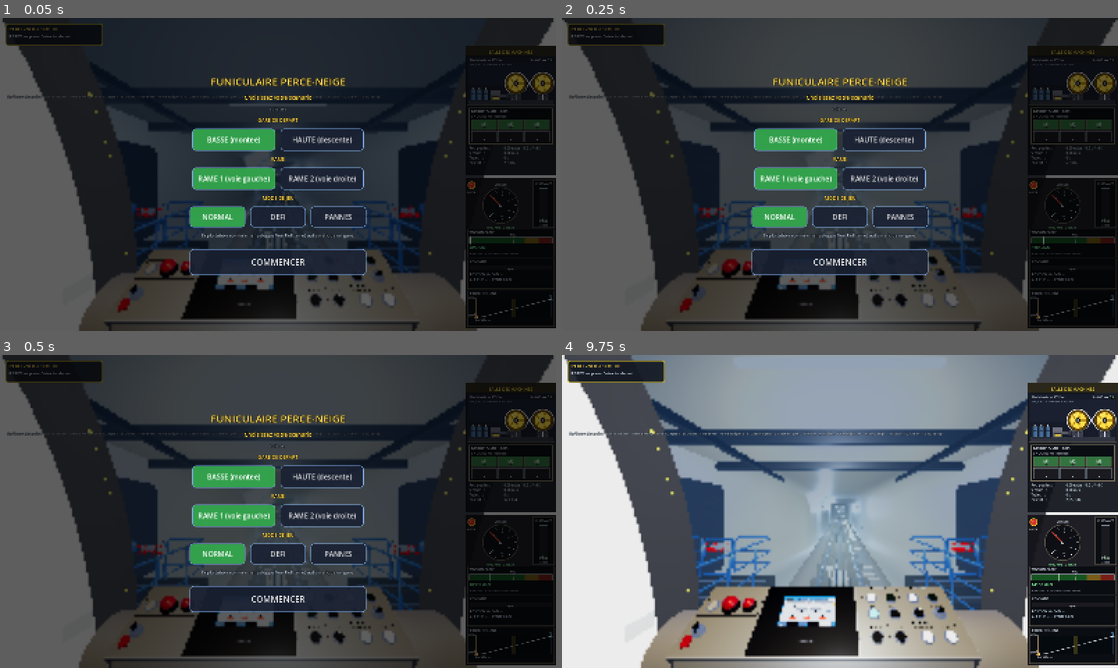
Above: before the commit, frames 1-4 (two rows, left to right).
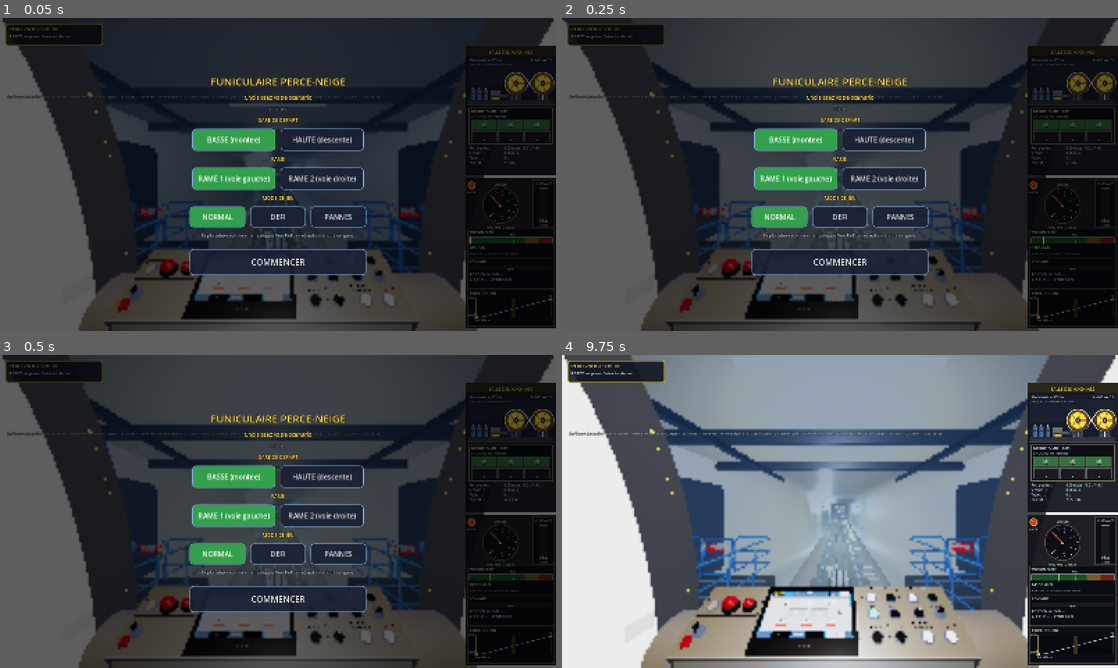
Above: after the commit, the same moments.

Repository: ARP273-ROSE/perce-neige-sim
Game: Godot game, scene res://scenes/main.tscn
Same seed, same stepped clock (60 frames per second), same inputs: the game is played once before the commit and once after it. Sound files missing from this copy of the repository are replaced by a short silence.
Inputs (mouse positions are in pixels of both pictures, inside the frame that each line leads up to):
- Up to frame 1 (0.05 s): no input
- Up to frame 2 (0.25 s): no input
- Up to frame 3 (0.5 s): no input
- Up to frame 4 (9.75 s): click "NORMAL" at 0.5 s; click "NORMAL" at 1.25 s; click "BASSE (montee)" at 2 s; click "HAUTE (descente)" at 2.75 s; click "RAME 1 (voie gauche)" at 3.5 s; tap Enter (ready_depart) at 4.25 s; move the mouse to (962, 495) at 4.27 s; hold D 4.28-5 s; hold Shift (emergency) 4.28-5 s; click (962, 495) at 4.42 s; click "RAME 2 (voie droite)" at 5 s; drag from (728, 527) to (812, 574) at 5.77 s; click "DEFI" at 6.5 s; click "NORMAL" at 7.25 s; click "PANNES" at 8 s; click "NORMAL" at 8.75 s; click "COMMENCER" at 9.5 s

The runs differ from the first frame. In frame 1, 1.0% of the frame differs, in the area x 35-53%, y 82-94%; in frame 2, 1.0%; in frame 3, 1.0%; in frame 4, 1.9%, in the area x 34-53%, y 75-94%.

Commit message:
v1.15.82 : rames vues à travers le relief seulement là où il les cache, écran du pupitre agrandi à 30 Hz
Silhouette des rames en vue extérieure : comparée à la profondeur de la
scène, elle n'apparaît que sur les parties cachées (la rame restait toute
jaune).

Écran Pro-face : 0,272 x 0,161 m (presque tout le cadre noir), rendu en
double résolution, rafraîchi 30 fois par seconde.

Diff:
--- a/godot_project/scripts/cabin.gd
+++ b/godot_project/scripts/cabin.gd
@@ -1081,10 +1081,33 @@
 		vi.layers = (vi.layers & ~1) | LAYER_INTERIEUR | LAYER_RAME
 
 
-## Vue extérieure (07/10/2026) : la rame se voit À TRAVERS le relief — sa
-## coque est redessinée en silhouette jaune translucide, sans test de
-## profondeur (le relief reste opaque : on en voit les sommets).
-static var _mat_rx: StandardMaterial3D = null
+## Vue extérieure (07/10/2026) : la rame se voit À TRAVERS le relief —
+## sa coque est redessinée en silhouette jaune translucide, mais SEULEMENT
+## là où quelque chose la cache (comparaison avec la profondeur de la
+## scène) : à découvert, elle garde ses vraies couleurs (« la rame est
+## devenue toute jaune », iPad 07/10/2026).
+const SHADER_RAYONS_X: String = """shader_type spatial;
+render_mode unshaded, depth_test_disabled, depth_draw_never, cull_back, fog_disabled;
+uniform sampler2D profondeur : hint_depth_texture, filter_nearest, repeat_disable;
+uniform vec4 couleur : source_color = vec4(1.0, 0.86, 0.25, 0.30);
+void fragment() {
+	float d = texture(profondeur, SCREEN_UV).r;
+#if CURRENT_RENDERER == RENDERER_COMPATIBILITY
+	vec3 ndc = vec3(SCREEN_UV, d) * 2.0 - 1.0;
+#else
+	vec3 ndc = vec3(SCREEN_UV * 2.0 - 1.0, d);
+#endif
+	vec4 v = INV_PROJECTION_MATRIX * vec4(ndc, 1.0);
+	float scene = -v.z / v.w;
+	// à découvert (rien devant, à 0,5 m près) : pas de silhouette
+	if (-VERTEX.z <= scene + 0.5) {
+		discard;
+	}
+	ALBEDO = couleur.rgb;
+	ALPHA = couleur.a;
+}
+"""
+static var _mat_rx: ShaderMaterial = null
 var _rx_on: bool = false
 
 
@@ -1093,12 +1116,10 @@
 		return
 	_rx_on = on
 	if _mat_rx == null:
-		_mat_rx = StandardMaterial3D.new()
-		_mat_rx.shading_mode = BaseMaterial3D.SHADING_MODE_UNSHADED
-		_mat_rx.transparency = BaseMaterial3D.TRANSPARENCY_ALPHA
-		_mat_rx.no_depth_test = true
-		_mat_rx.disable_fog = true
-		_mat_rx.albedo_color = Color(1.0, 0.86, 0.25, 0.22)
+		var sh: Shader = Shader.new()
+		sh.code = SHADER_RAYONS_X
+		_mat_rx = ShaderMaterial.new()
+		_mat_rx.shader = sh
 	for n in mesh_root.find_children("*", "GeometryInstance3D", true, false):
 		(n as GeometryInstance3D).material_overlay = _mat_rx if on else null
 
--- a/godot_project/scripts/pupitre_conduite.gd
+++ b/godot_project/scripts/pupitre_conduite.gd
@@ -8,7 +8,7 @@
 ##
 ## Un caisson gris sur le tube transversal, avec :
 ##   - à gauche, sur un cadre noir : l'écran tactile Pro-face (EcranProface,
-##     rendu en direct dans une texture, 4 fois par seconde) ;
+##     rendu en direct dans une texture, 30 fois par seconde) ;
 ##   - à droite, la plaque à boutons, disposée comme sur la photo :
 ##       PORTES 1 à 6 (côté gauche en regardant vers le haut) et PORTES
 ##       7 à 12 (côté droit) : OUVERTURE (blanc), FERMETURE (vert)
@@ -49,9 +49,12 @@
 const L_CADRE: float = 0.30
 const L_PLAQUE: float = 0.31
 const P_FACE: float = 0.22             # profondeur de la face
-const ECRAN_L: float = 0.17           # dalle ≈ 7,7" (photo : ¾ de la largeur de la plaque)
-const ECRAN_H: float = 0.10
-const PERIODE_ECRAN: float = 0.25
+# dalle agrandie (ARP273-ROSE, 07/10/2026 : « qu'il prenne quasi tout l'espace
+# noir ») : 0,272 × 0,161 m, au rapport 480 × 284 de l'écran Pro-face
+const ECRAN_L: float = 0.272
+const ECRAN_H: float = 0.161
+const Z_ECRAN: float = -0.012
+const PERIODE_ECRAN: float = 1.0 / 30.0   # rafraîchi 30 fois par seconde (fluidité des chiffres)
 
 var _face: Node3D = null
 var _sv: SubViewport = null
@@ -119,7 +122,7 @@
 	_boite(plaque_mat, Vector3(L_PLAQUE, 0.006, P_FACE), Vector3(X_PLAQUE, 0.0, 0.0), _face)
 	_boite(plaque_mat, Vector3(L_GAUCHE, 0.006, P_FACE), Vector3(X_GAUCHE, 0.0, 0.0), _face)
 	_construire_ecran()
-	_etiquette("Pro-face", Vector2(X_ECRAN, 0.074), 26, Color(0.55, 0.56, 0.60))
+	_etiquette("Pro-face", Vector2(X_ECRAN, 0.088), 20, Color(0.55, 0.56, 0.60))
 	_construire_boutons(chrome, noir, filet)
 	_construire_gauche(chrome, noir, filet)
 	# éclairage doux de la face (fait partie de l'éclairage cabine)
@@ -137,7 +140,10 @@
 
 func _construire_ecran() -> void:
 	_sv = SubViewport.new()
-	_sv.size = Vector2i(int(EcranProface.L), int(EcranProface.H))
+	# rendu à deux fois la résolution de l'écran : net une fois agrandi
+	_sv.size = Vector2i(int(EcranProface.L) * 2, int(EcranProface.H) * 2)
+	_sv.size_2d_override = Vector2i(int(EcranProface.L), int(EcranProface.H))
+	_sv.size_2d_override_stretch = true
 	_sv.transparent_bg = false
 	_sv.disable_3d = true
 	_sv.render_target_update_mode = SubViewport.UPDATE_ONCE
@@ -157,7 +163,7 @@
 	mi.mesh = q
 	mi.cast_shadow = GeometryInstance3D.SHADOW_CASTING_SETTING_OFF
 	# couché sur la face, haut de l'écran vers le pare-brise
-	mi.position = Vector3(X_ECRAN, 0.0035, -0.016)
+	mi.position = Vector3(X_ECRAN, 0.0035, Z_ECRAN)
 	mi.rotation = Vector3(-PI * 0.5, 0.0, 0.0)
 	_face.add_child(mi)
 
@@ -295,7 +301,7 @@
 	if meilleur == "vite":
 		meilleur = "vite_moins" if q.x < (_commandes["vite"][0] as Vector2).x else "vite_plus"
 	if meilleur == "" and absf(q.x - X_ECRAN) < ECRAN_L * 0.5 \
-			and absf(q.y + 0.016) < ECRAN_H * 0.5:
+			and absf(q.y - Z_ECRAN) < ECRAN_H * 0.5:
 		meilleur = "ecran"
 	return meilleur
 
Not shown, changed: CHANGELOG.md
Not shown, changed: VERSION
